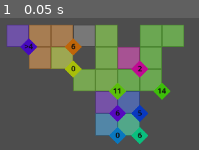
Above: before the commit, frame 1.
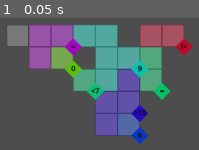
Above: after the commit, the same moment.

Repository: Javen-W/Ritz
Game: Godot game, scene res://game.tscn
Same seed, same stepped clock (60 frames per second), same inputs: the game is played once before the commit and once after it.
Inputs:
- Up to frame 1 (0.05 s): no input

The runs differ from the first frame. In frame 1, 37% of the frame differs, in the area x 3-97%, y 5-96%.

Commit message:
impl neq constraint

Diff:
--- a/constraint.gd
+++ b/constraint.gd
@@ -1,7 +1,7 @@
 extends Node2D
 class_name Constraint
 
-enum Type { SUM, EQUAL, LESS_THAN, GREATER_THAN }
+enum Type { SUM, EQUAL, LESS_THAN, GREATER_THAN, NOT_EQUAL }
 
 @export var type : Type = Type.SUM
 @export var group : Array[Tile] = []
@@ -39,6 +39,8 @@
 		label.text = "" + str(target_value)
 	elif type == Type.EQUAL:
 		label.text = "="
+	elif type == Type.NOT_EQUAL:
+		label.text = "!="
 	elif type == Type.LESS_THAN:
 		label.text = "<" + str(target_value)
 	elif type == Type.GREATER_THAN:
@@ -52,21 +54,19 @@
 
 	# Group metrics
 	var group_sum = 0
-	var group_min = INF
-	var group_max = -INF
 	for t in group:
 		print("Constraint Tile: position={0}, value={1}".format([t.position / 64.0, t.value]))
 		group_sum += t.value
-		group_min = min(group_min, t.value)
-		group_max = max(group_max, t.value)
 
 	# Determine constraint type
-	if group.size() > 1 and group_min == group_max and rng.randf() < 0.85:
+	if group.size() > 1 and is_equal() and rng.randf() > 0.15:
 		type = Constraint.Type.EQUAL
-	elif rng.randf() < 0.10:
+	elif group.size() > 1 and is_notequal() and rng.randf() < 0.15:
+		type = Constraint.Type.NOT_EQUAL
+	elif group_sum <= 10 and rng.randf() < 0.10:
 		type = Constraint.Type.LESS_THAN
-		target_value = rng.randi_range(group_sum + 1, group_sum + 7)
-	elif rng.randf() < 0.10:
+		target_value = rng.randi_range(group_sum + 1, group_sum + 6)
+	elif group_sum > 0 and rng.randf() < 0.10:
 		type = Constraint.Type.GREATER_THAN
 		target_value = rng.randi_range(0, group_sum - 1)
 	else:
@@ -75,3 +75,17 @@
 
 	# Determine color
 	color = Color.from_hsv(rng.randf(), 0.95, 1.0, 0.35)
+
+func is_equal() -> bool:
+	var vals = []
+	for t in group:
+		vals.append(t.value)
+	return vals.min() == vals.max()
+
+func is_notequal() -> bool:
+	var t_group = group.duplicate()
+	var first_val = t_group.pop_front().value
+	for t in t_group:
+		if t.value == first_val:
+			return false
+	return true
